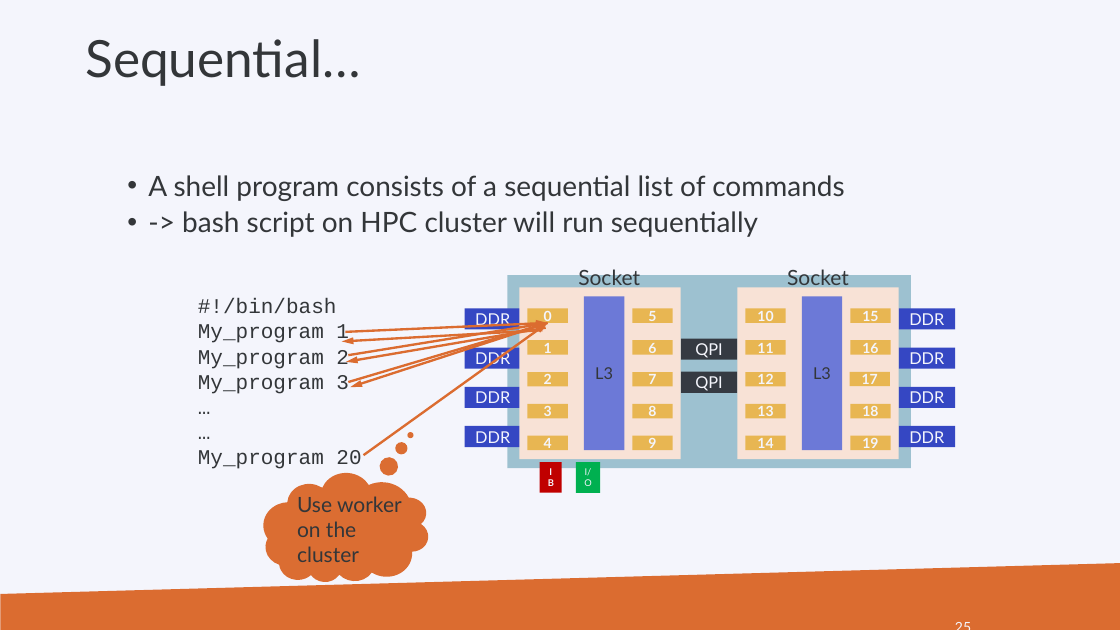
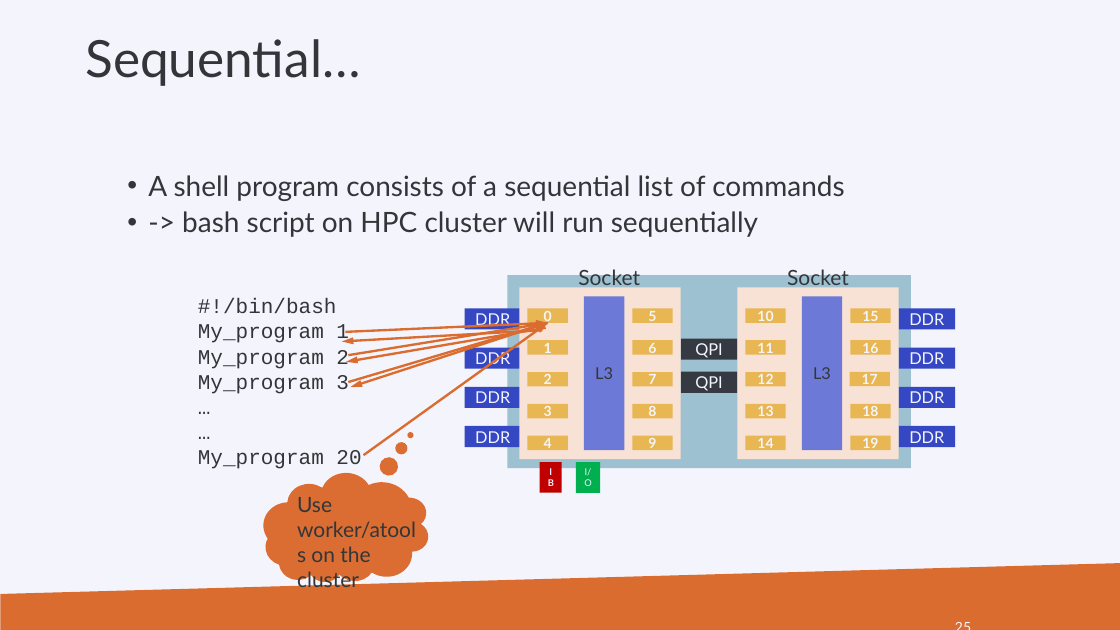
Before and after one commit to hpcleuven/Linux-scripting, a slide deck: slide 25 of Linux-scripting.pptx. Drawn at 1120x630 pixels with LibreOffice and Linux fonts; fonts in the diff are those of the drawing; background and template pictures are left out. Boxes give left, top, right and bottom in pixels: in the first picture for what was removed or moved away, otherwise in the second. Text is boxed around its words. In the diff, an @@ line names an element or a change of style, - is before the commit and + after.

```diff
--- a/Linux-scripting.pptx
+++ b/Linux-scripting.pptx
@@ text at (297, 497, 416, 587): text changed @@
-Use worker on the cluster
+Use worker/atools on the cluster
```
Also in this commit, not shown: 18 other slides changed, 1 other file.
